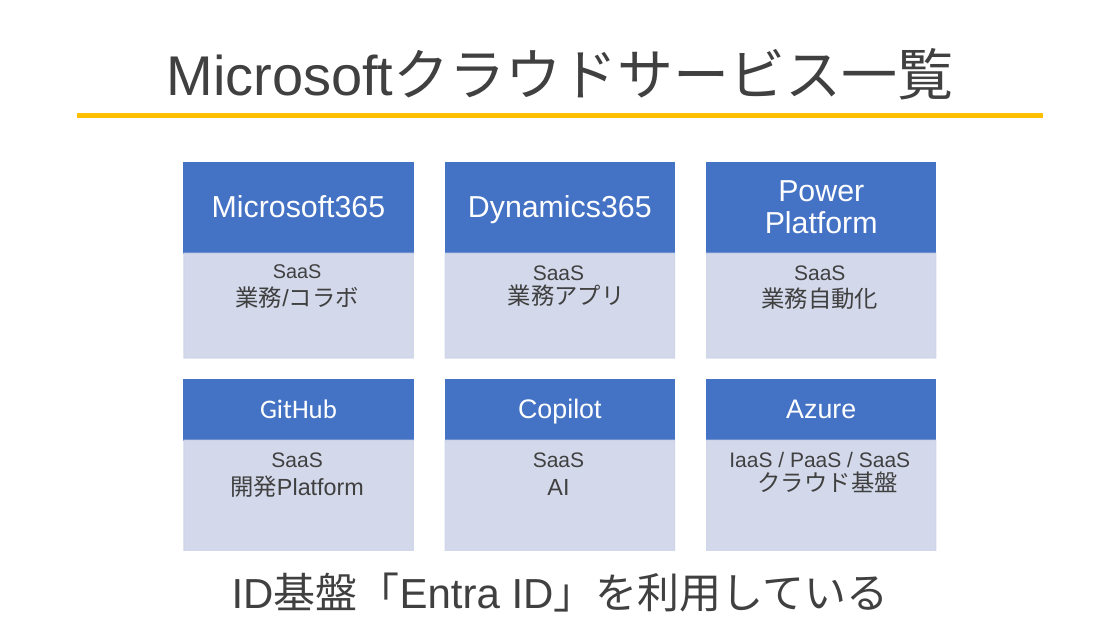
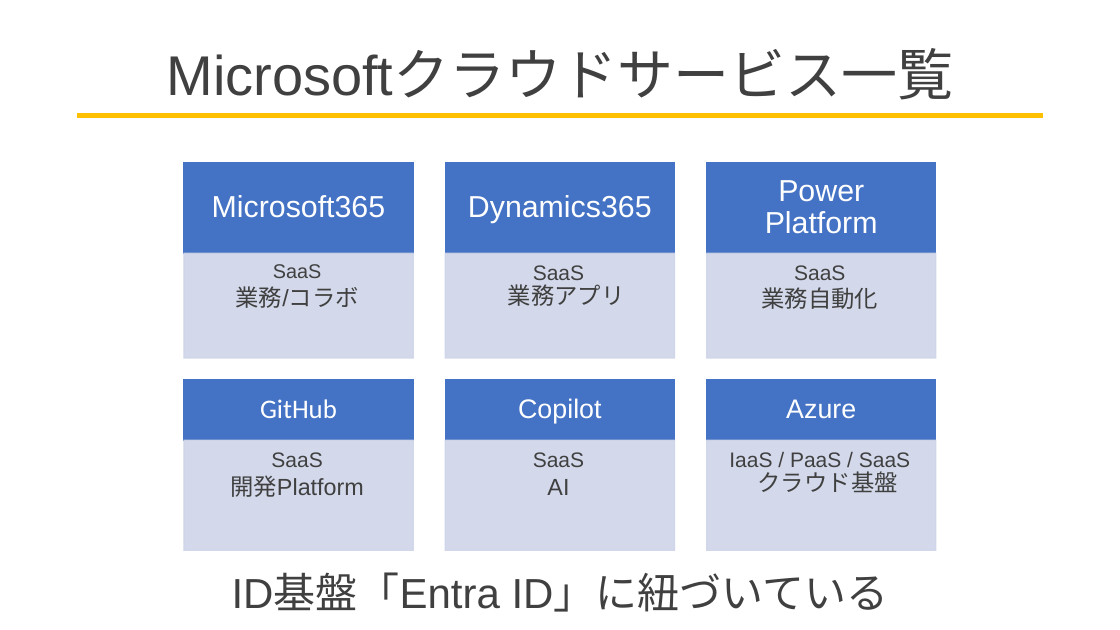
Before and after one commit to AeolusSoul/memo, a slide deck: slide 33 of 1-MSとは.pptx (slide 34 before the commit). Drawn at 1120x630 pixels with LibreOffice and Linux fonts; fonts in the diff are those of the drawing. Boxes give left, top, right and bottom in pixels: in the first picture for what was removed or moved away, otherwise in the second. Text is boxed around its words. In the diff, an @@ line names an element or a change of style, - is before the commit and + after.

```diff
--- a/1-MSとは.pptx
+++ b/1-MSとは.pptx
@@ text at [232,574,889,612]: text changed @@
-ID基盤「Entra ID」を利用している
+ID基盤「Entra ID」に紐づいている
```
Also in this commit, not shown: 2 other slides changed, 20 slides added, 1 slide removed.
